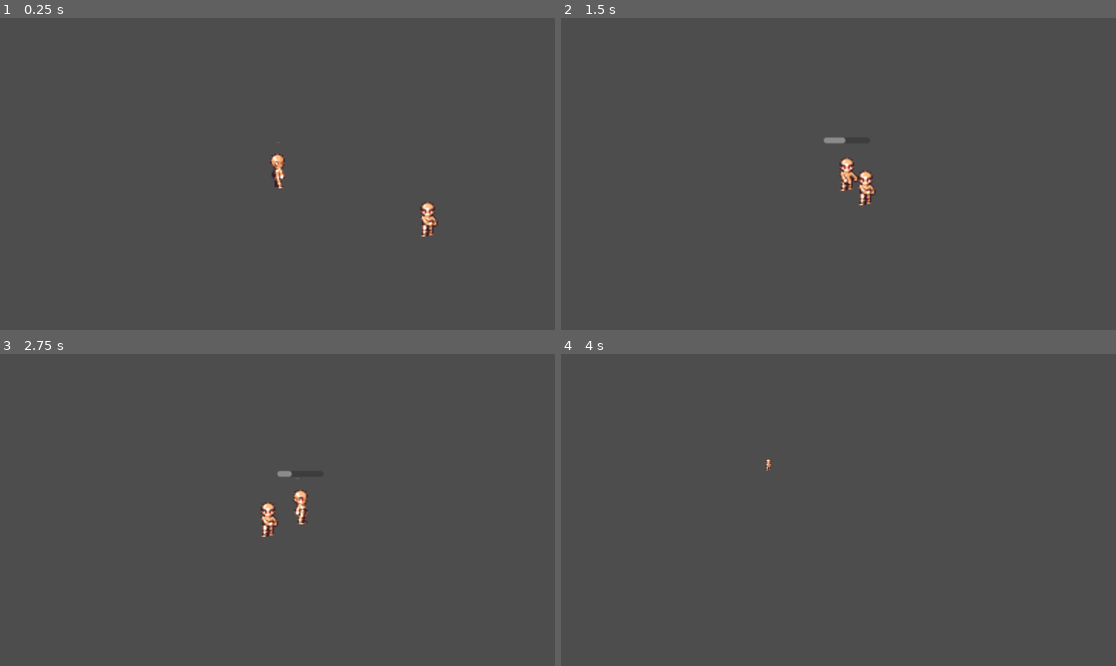
Above: before the commit, frames 1-4 (two rows, left to right).
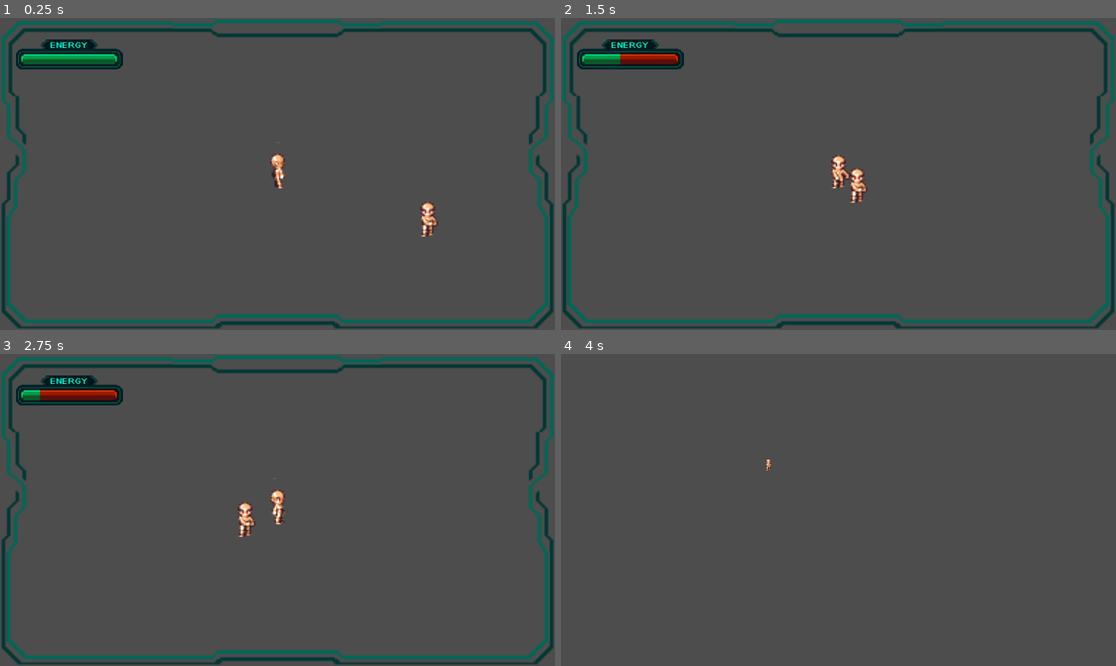
Above: after the commit, the same moments.

Repository: diego-ferrand/gwj-81
Game: Godot game, scene res://world.tscn
The game is run twice, just before and just after one commit, with the same random seed, the same clock (stepped at 60 frames per second) and the same inputs.
Inputs:
- Up to frame 1 (0.25 s): no input
- Up to frame 2 (1.5 s): hold D (right) 0.53-1.28 s; hold J (primary) 0.53-1.28 s; hold S (down) from 1.28 s (still down); tap J (primary) at 1.35 s
- Up to frame 3 (2.75 s): release S (down) at 2.03 s; hold D (right) from 2.03 s (still down); hold J (primary) from 2.03 s (still down)
- Up to frame 4 (4 s): release D (right) at 2.78 s; release J (primary) at 2.78 s; hold W (up) 2.78-3.53 s; tap J (primary) at 2.85 s; hold A (left) from 3.53 s (still down); hold J (primary) from 3.53 s (still down)

The runs differ from the first frame. In frame 1, 8.9% of the frame differs, in the area x 0-100%, y 0-100%; in frame 2, 9.7%; in frame 3, 9.8%; in frame 4, nothing differs.

Commit message:
Finished gui and healthbar

Diff:
--- a/player/controller.gd
+++ b/player/controller.gd
@@ -14,11 +14,10 @@
 @onready var sword_hitbox = $WeaponHitbox/Sword
 @onready var sprite_2d = $Sprite2D
 @onready var playback: AnimationNodeStateMachinePlayback = animation_tree["parameters/playback"]
-@onready var health_bar = $HealthBar
-@onready var health_bar_timer = $HealthBarTimer
+@onready var health_bar: TextureProgressBar = $Control/Healthbar
+
 
 func _ready():
-	health_bar.visible = false
 	health_bar.max_value = max_health
 
 func _physics_process(delta: float) -> void:
@@ -63,15 +62,10 @@
 		die()
 		return
 
-	show_health_bar()
 	health_bar.value = float(health)
 
 func die() -> void:
 	queue_free()
-
-func show_health_bar() -> void:
-	health_bar.visible = true
-	health_bar_timer.start()
 
 func _input(event: InputEvent) -> void:
 	if event.is_action_pressed("primary") and not is_attacking:
@@ -85,7 +79,3 @@
 
 	sword_hitbox.monitoring = false
 	is_attacking = false
-
-
-func _on_health_bar_timer_timeout():
-	health_bar.visible = false
--- a/player/player.tscn
+++ b/player/player.tscn
@@ -1,8 +1,12 @@
-[gd_scene load_steps=60 format=3 uid="uid://dpkc65o5ybi5"]
+[gd_scene load_steps=64 format=3 uid="uid://dpkc65o5ybi5"]
 
 [ext_resource type="Script" uid="uid://bpwp6xwfe1ptg" path="res://player/controller.gd" id="1_sqf0m"]
 [ext_resource type="Texture2D" uid="uid://bd4snlbaernkt" path="res://player/import/base_original.png" id="2_jelw7"]
+[ext_resource type="Texture2D" uid="uid://b5o71nl5k07uj" path="res://player/import/healthbar_bg.png" id="3_boad6"]
 [ext_resource type="Script" uid="uid://0vikhyccpbqn" path="res://shared/sword.gd" id="3_g1dw6"]
+[ext_resource type="Texture2D" uid="uid://dy1edxpmipyy3" path="res://player/import/healthbar_fg.png" id="4_rgyib"]
+[ext_resource type="Texture2D" uid="uid://d1k1greqapau4" path="res://player/import/hud_border.png" id="4_yw30f"]
+[ext_resource type="Texture2D" uid="uid://dn5tglkt0w8f8" path="res://player/import/healthbar_panel.png" id="5_hg6s5"]
 
 [sub_resource type="AnimationNodeAnimation" id="AnimationNodeAnimation_ofsxj"]
 animation = &"attack_d"
@@ -593,6 +597,47 @@
 script = ExtResource("1_sqf0m")
 max_health = 5
 
+[node name="Control" type="Control" parent="."]
+layout_mode = 3
+anchors_preset = 0
+offset_right = 40.0
+offset_bottom = 40.0
+
+[node name="border" type="TextureRect" parent="Control"]
+layout_mode = 1
+anchors_preset = 8
+anchor_left = 0.5
+anchor_top = 0.5
+anchor_right = 0.5
+anchor_bottom = 0.5
+offset_left = -212.0
+offset_top = -128.0
+offset_right = 172.0
+offset_bottom = 88.0
+grow_horizontal = 2
+grow_vertical = 2
+texture = ExtResource("4_yw30f")
+
+[node name="Healthbar" type="TextureProgressBar" parent="Control"]
+layout_mode = 0
+offset_left = -178.0
+offset_top = -84.0
+offset_right = -48.0
+offset_bottom = -44.0
+scale = Vector2(0.520001, 0.662392)
+value = 10.0
+texture_under = ExtResource("3_boad6")
+texture_progress = ExtResource("4_rgyib")
+
+[node name="Healthbar panel" type="TextureRect" parent="Control"]
+layout_mode = 0
+offset_left = -181.0
+offset_top = -93.0
+offset_right = -39.0
+offset_bottom = -53.0
+scale = Vector2(0.520001, 0.520001)
+texture = ExtResource("5_hg6s5")
+
 [node name="Sprite2D" type="Sprite2D" parent="."]
 position = Vector2(0, -6)
 texture = ExtResource("2_jelw7")
@@ -618,7 +663,6 @@
 
 [node name="Camera2D" type="Camera2D" parent="."]
 zoom = Vector2(3, 3)
-position_smoothing_enabled = true
 
 [node name="WeaponHitbox" type="Node2D" parent="."]
 
@@ -629,13 +673,6 @@
 [node name="CollisionShape2D" type="CollisionShape2D" parent="WeaponHitbox/Sword"]
 shape = SubResource("SegmentShape2D_sqf0m")
 
-[node name="HealthBar" type="ProgressBar" parent="."]
-offset_left = -16.0
-offset_top = -27.0
-offset_right = 16.0
-offset_bottom = -23.0
-show_percentage = false
-
 [node name="HealthBarTimer" type="Timer" parent="."]
 one_shot = true
 
Binary file added: player/import/healthbar_bg.png
Not shown, added: player/import/healthbar_bg.png.import
Binary file added: player/import/healthbar_fg.png
Not shown, added: player/import/healthbar_fg.png.import
Binary file added: player/import/healthbar_panel.png
Not shown, added: player/import/healthbar_panel.png.import
Binary file added: player/import/hud_border.png
Not shown, added: player/import/hud_border.png.import
